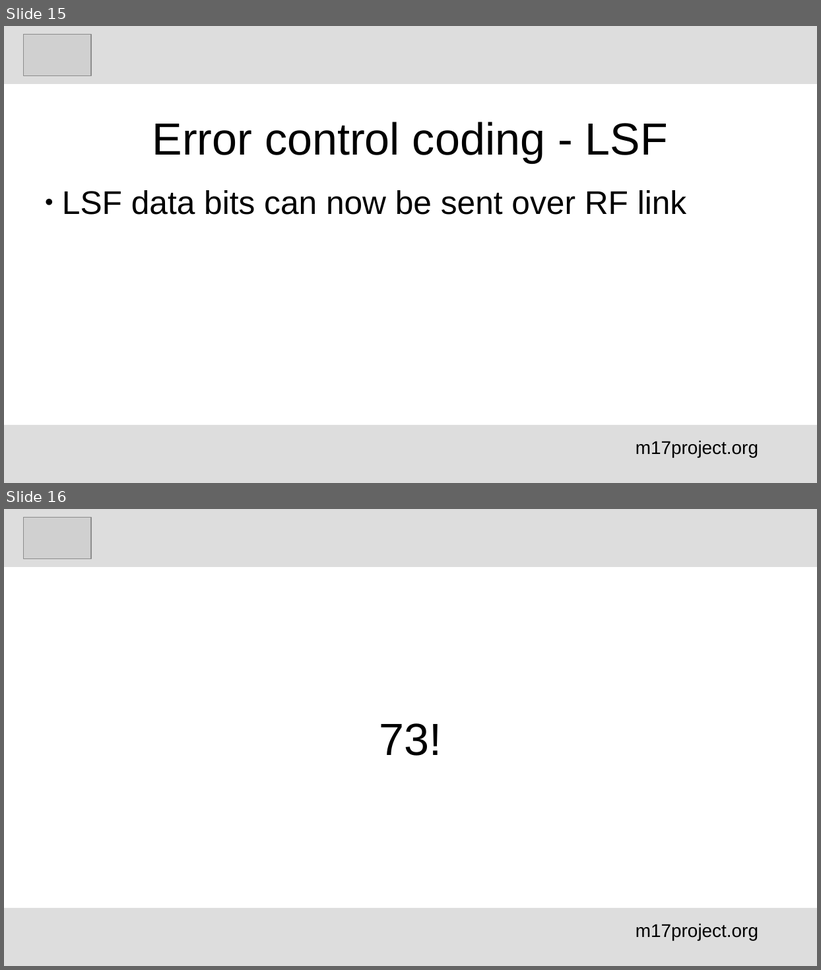
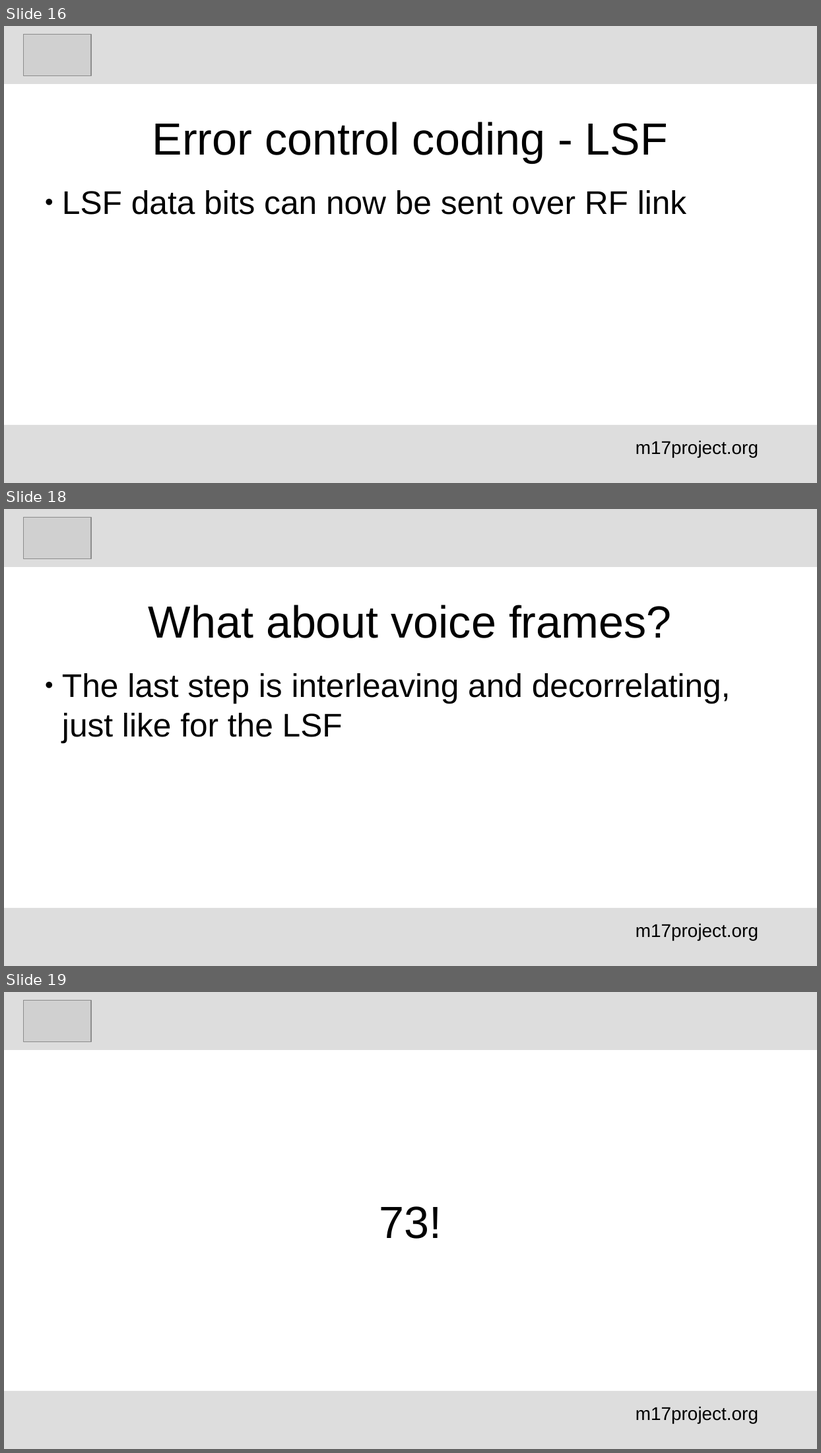
Before and after one commit to M17-Project/M17_education, a slide deck: English/M17_error control_schemes_en.odp. Shown one above the other, each under a label of ours: slides 15 and 16 before the commit, slides 16, 18 and 19 after it; the slides between them are not shown. The pictures are 821x970 and 821x1453 pixels, drawn with LibreOffice and Linux fonts; fonts in the diff are those of the drawing; grey boxes stand for pictures. Boxes give left, top, right and bottom in pixels: in the first picture for what was removed or moved away, otherwise in the second. Text is boxed around its words. In the diff, an @@ line names an element or a change of style, - is before the commit and + after.

```diff
--- a/English/M17_error control_schemes_en.odp
+++ b/English/M17_error control_schemes_en.odp
@@ slide 18 added at box(4, 509, 817, 966), background #FFFFFF @@
@@ rectangle added at box(4, 509, 817, 567), fill #DDDDDD @@
@@ picture added at box(23, 517, 91, 559) @@
@@ title added at box(149, 605, 672, 638), 44 pt, text #000000 @@
+What about voice frames?
@@ subtitle added at box(62, 673, 731, 743), 32 pt, text #000000 @@
+● The last step is interleaving and decorrelating, just like for the LSF
@@ rectangle added at box(4, 908, 817, 966), fill #DDDDDD @@
@@ text added at box(636, 923, 758, 941), 18 pt, text #000000 @@
+m17project.org
@@ what was slide 15 is now slide 16 @@
@@ what was slide 16 is now slide 19 @@
```
Also in this commit, not shown: 2 slides changed, 2 other slides added, 1 other file.
